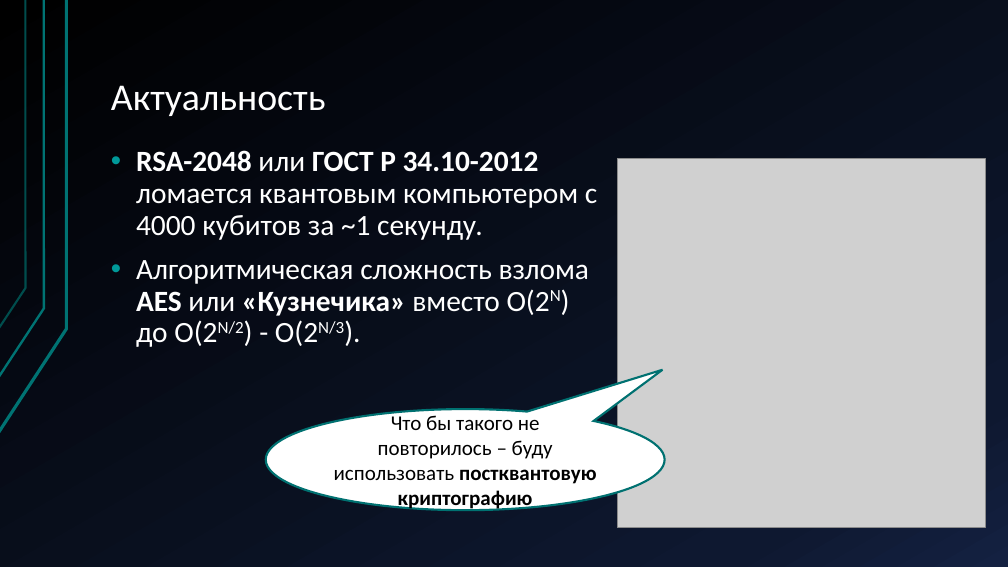
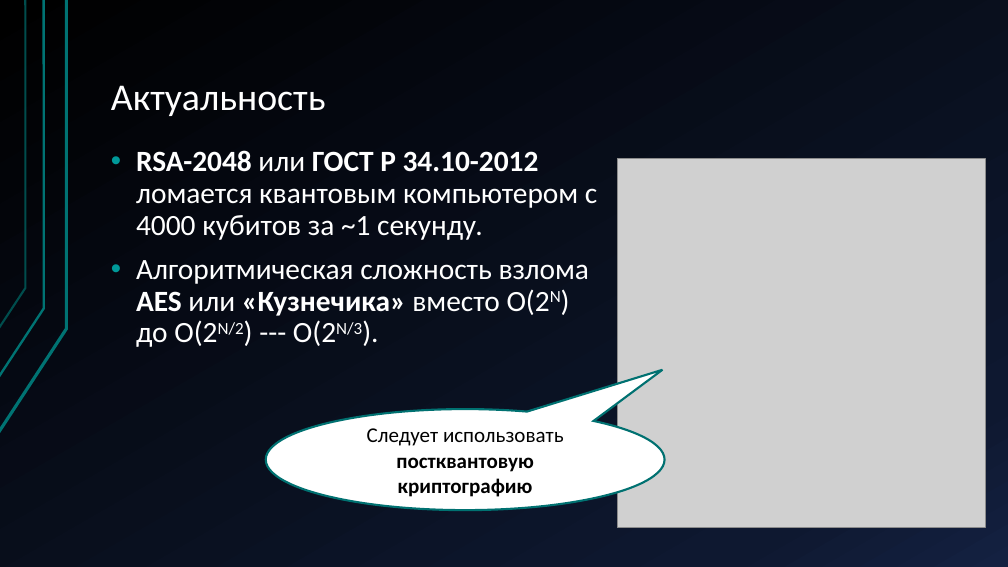
Before and after one commit to Terexi110/Teory, a slide deck: slide 5 of Постквантовая криптография KEM на решётках.pptx. Drawn at 1008x567 pixels with LibreOffice and Linux fonts; fonts in the diff are those of the drawing; grey boxes stand for pictures. Boxes give left, top, right and bottom in pixels: in the first picture for what was removed or moved away, otherwise in the second. Text is boxed around its words. In the diff, an @@ line names an element or a change of style, - is before the commit and + after.

```diff
--- a/Постквантовая криптография KEM на решётках.pptx
+++ b/Постквантовая криптография KEM на решётках.pptx
@@ text at (136,260,589,347): text changed @@
-• Алгоритмическая сложность взлома AES или «Кузнечика» вместо O(2N) до O(2N/2) - O(2N/3).
+• Алгоритмическая сложность взлома AES или «Кузнечика» вместо O(2N) до O(2N/2) --- O(2N/3).
@@ text in speech bubble at (367,428,564,497): text changed; bold on @@
-Что бы такого не повторилось – буду использовать постквантовую криптографию
+Следует использовать постквантовую криптографию
```
Also in this commit, not shown: 14 other slides changed, 1 slide added, 3 other files.
